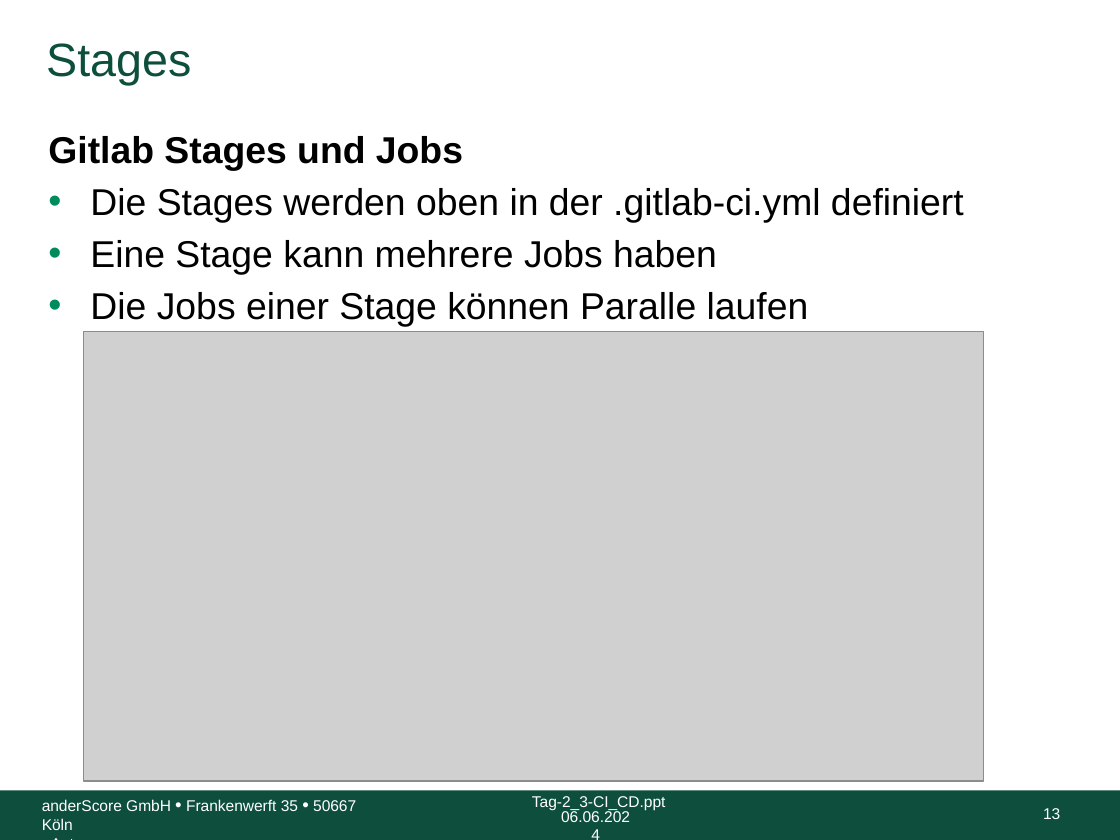
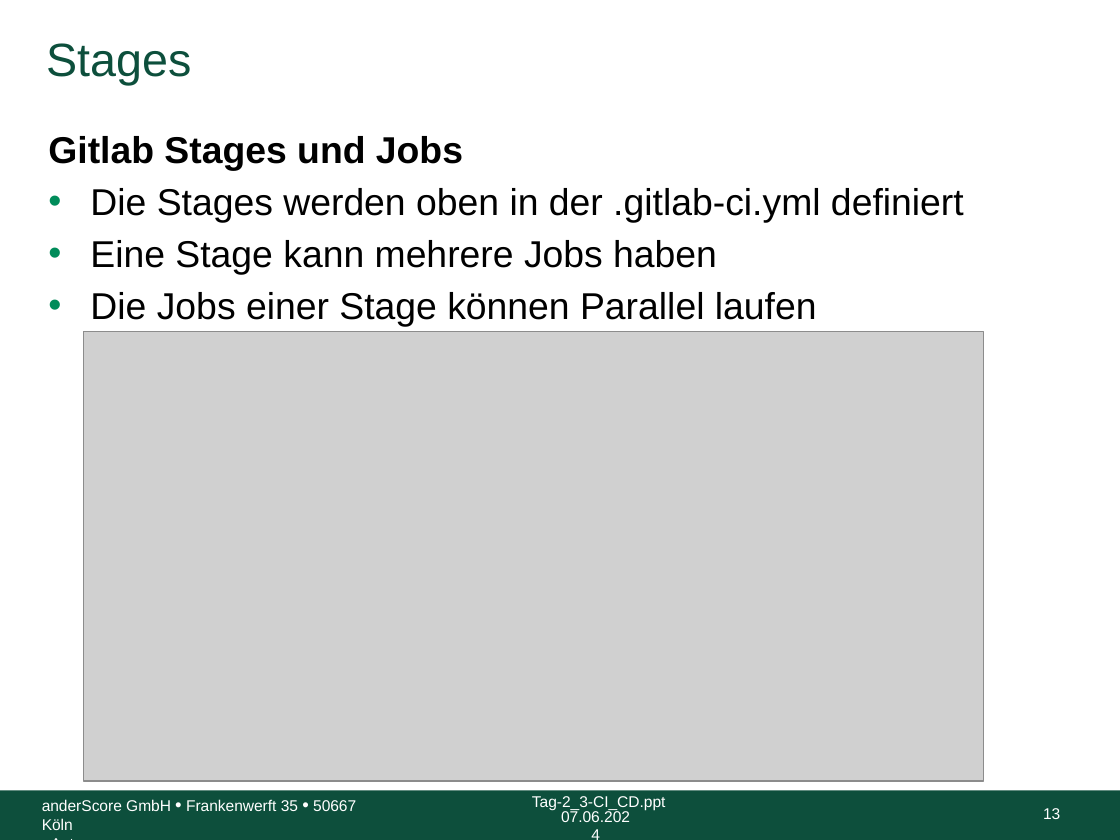
Before and after one commit to anderscore-gmbh/gitlab, a slide deck: slide 13 of slides/Tag-2_4-CI_CD.pptx. Drawn at 1120x840 pixels with LibreOffice and Linux fonts; fonts in the diff are those of the drawing; grey boxes stand for pictures; background and template pictures are left out. Boxes give left, top, right and bottom in pixels: in the first picture for what was removed or moved away, otherwise in the second. Text is boxed around its words. In the diff, an @@ line names an element or a change of style, - is before the commit and + after.

```diff
--- a/slides/Tag-2_4-CI_CD.pptx
+++ b/slides/Tag-2_4-CI_CD.pptx
@@ text at (x1=90, y1=292, x2=817, y2=327): text changed @@
-• Die Jobs einer Stage können Paralle laufen
+• Die Jobs einer Stage können Parallel laufen
@@ text at (x1=561, y1=809, x2=630, y2=822): text changed @@
-06.06.2024
+07.06.2024
```
Also in this commit, not shown: 18 other slides changed, 14 slides added, 1 other file.
